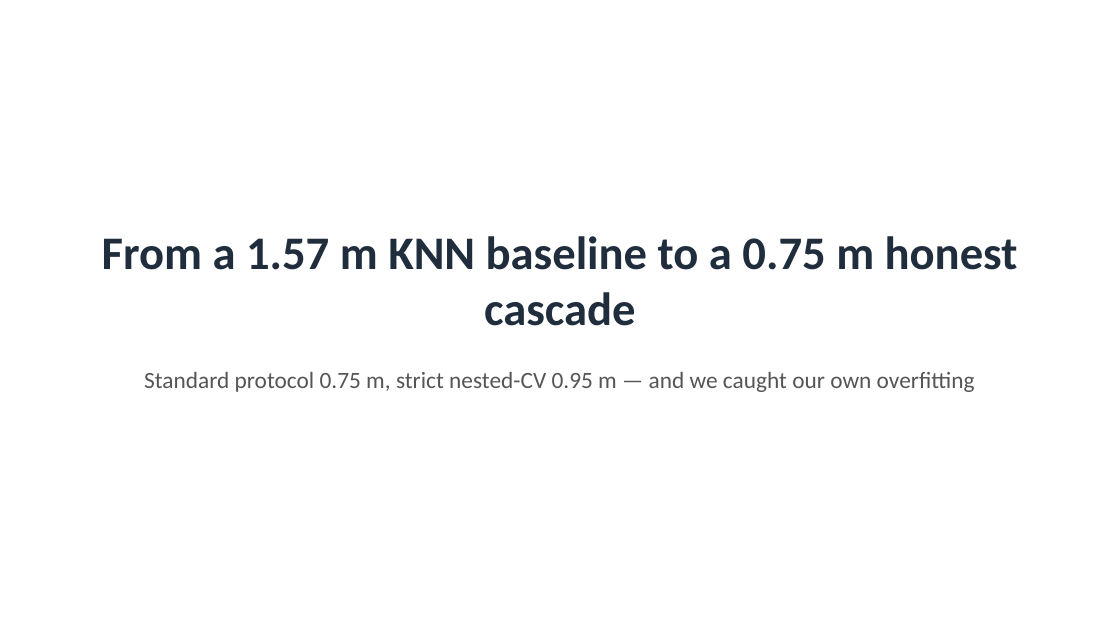
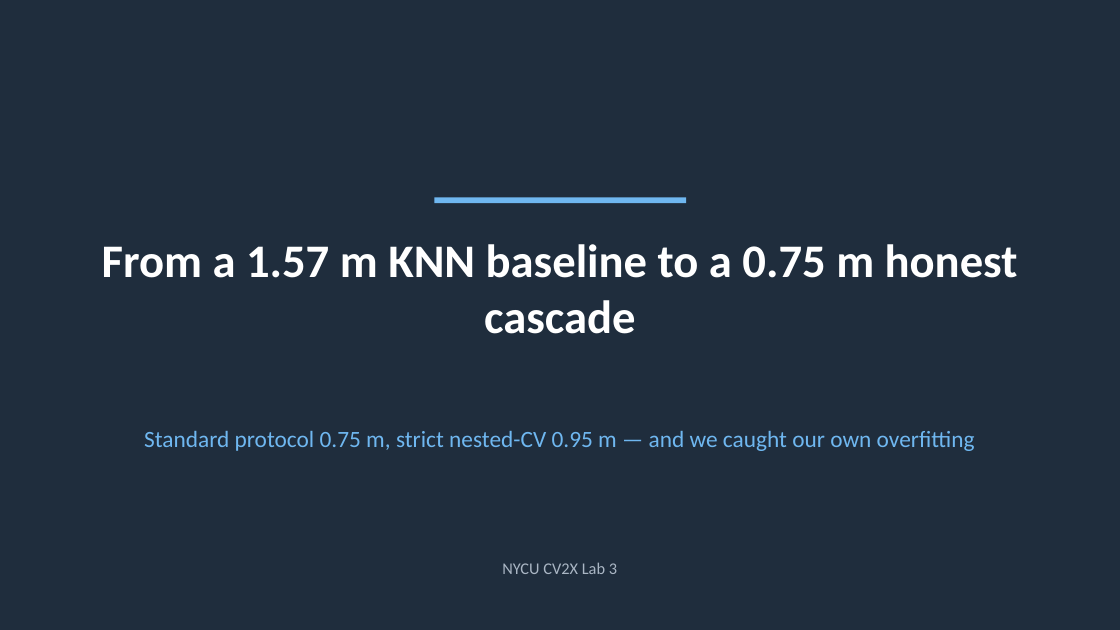
Before and after one commit to kmliy901054/cv2x-wifi-fingerprint, a slide deck: slide 1 of lab3/outputs/slides/lab3_presentation.pptx. Drawn at 1120x630 pixels with LibreOffice and Linux fonts; fonts in the diff are those of the drawing. Boxes give left, top, right and bottom in pixels: in the first picture for what was removed or moved away, otherwise in the second. Text is boxed around its words. In the diff, an @@ line names an element or a change of style, - is before the commit and + after.

```diff
--- a/lab3/outputs/slides/lab3_presentation.pptx
+++ b/lab3/outputs/slides/lab3_presentation.pptx
@@ rectangle added at (0, 0, 1120, 630), fill #1F2D3D @@
@@ rectangle added at (434, 197, 686, 203), fill #6FB7F0 @@
@@ text "From a 1.57 m KNN ...": place and size @@
-text "From a 1.57 m KNN ..." at (102, 236, 1018, 326)
+text "From a 1.57 m KNN ..." at (102, 244, 1018, 334)
@@ text "From a 1.57 m KNN ..." at (102, 244, 1018, 334): text colour #1F2D3D to #FFFFFF @@
@@ text "Standard protocol 0.75 m, strict ...": place and size @@
-text "Standard protocol 0.75 m, strict ..." at (144, 372, 975, 392)
+text "Standard protocol 0.75 m, strict ..." at (144, 431, 975, 451)
@@ text "Standard protocol 0.75 m, strict ..." at (144, 431, 975, 451): text colour #555555 to #6FB7F0 @@
@@ text added at (502, 562, 617, 574), 14 pt, text #AAB6C4 @@
+NYCU CV2X Lab 3
```
Also in this commit, not shown: 4 other slides changed, 1 slide added, 1 slide removed, 2 other files.
